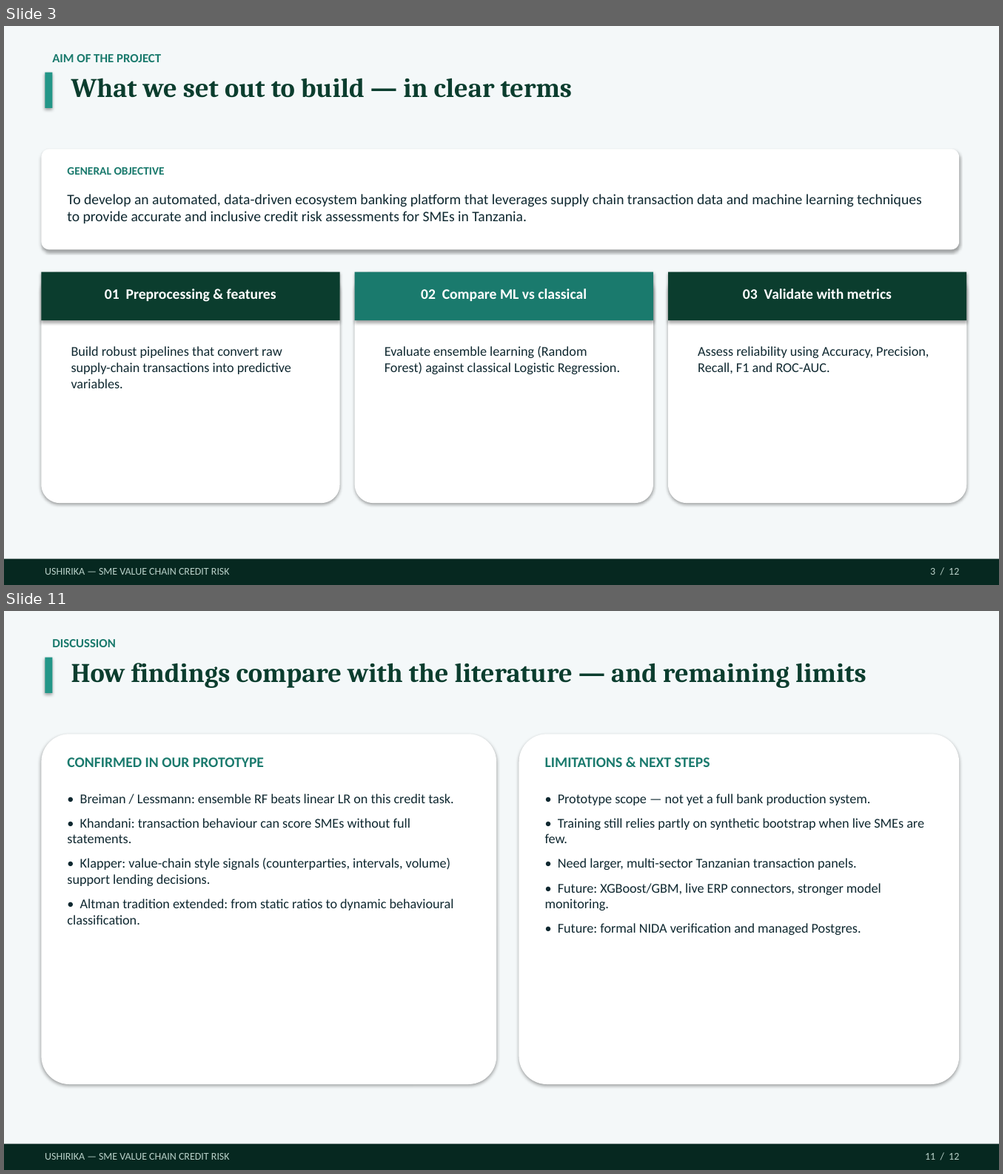
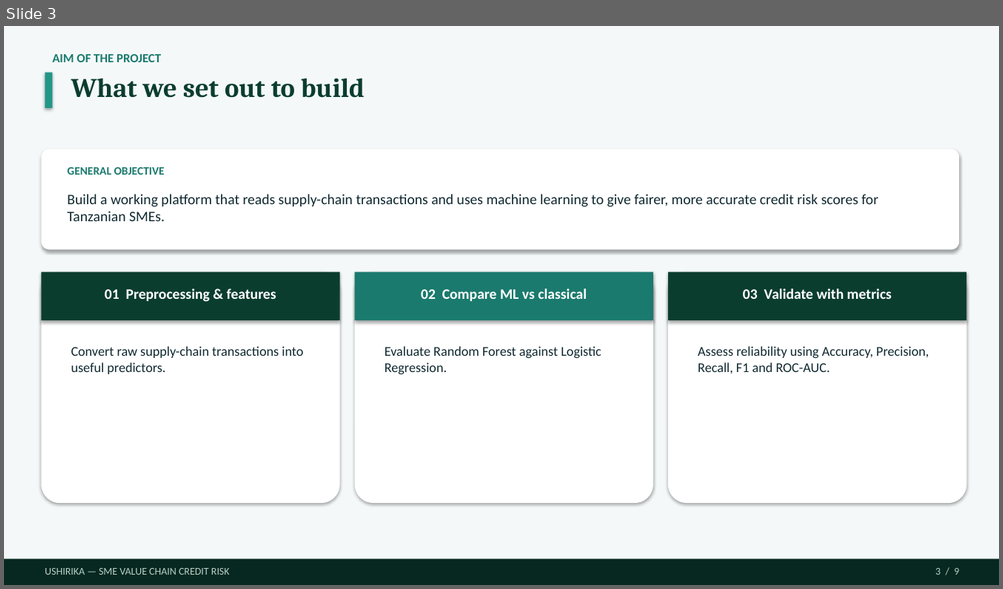
Before and after one commit to Dmmkuliku/ushirika-sme-credit, a slide deck: Presentation/Ushirika_Group15_Defence_v13.pptx. Shown one above the other, each under a label of ours: slides 3 and 11 before the commit, slide 3 after it; the slides between them are not shown. The pictures are 1003x1174 and 1003x589 pixels, drawn with LibreOffice and Linux fonts; fonts in the diff are those of the drawing. Boxes give left, top, right and bottom in pixels: in the first picture for what was removed or moved away, otherwise in the second. Text is boxed around its words. In the diff, an @@ line names an element or a change of style, - is before the commit and + after.

```diff
--- a/Presentation/Ushirika_Group15_Defence_v13.pptx
+++ b/Presentation/Ushirika_Group15_Defence_v13.pptx
@@ slide 11 removed at (x1=4, y1=611, x2=999, y2=1170), background #FFFFFF @@
@@ rectangle removed at (x1=4, y1=611, x2=999, y2=1170) @@
@@ text removed at (x1=52, y1=639, x2=115, y2=647) @@
-DISCUSSION
@@ rectangle removed at (x1=45, y1=658, x2=53, y2=693) @@
@@ text removed at (x1=71, y1=663, x2=866, y2=688) @@
-How findings compare with the literature — and remaining limits
@@ rounded rectangle removed at (x1=41, y1=734, x2=496, y2=1085) @@
@@ rounded rectangle removed at (x1=519, y1=734, x2=959, y2=1085) @@
@@ text removed at (x1=67, y1=758, x2=264, y2=767) @@
-CONFIRMED IN OUR PROTOTYPE
@@ text removed at (x1=545, y1=758, x2=710, y2=767) @@
-LIMITATIONS & NEXT STEPS
@@ text removed at (x1=67, y1=794, x2=454, y2=925) @@
-• Breiman / Lessmann: ensemble RF beats linear LR on this credit task.
-• Khandani: transaction behaviour can score SMEs without full statements.
-• Klapper: value-chain style signals (counterparties, intervals, volume) support lending decisions.
-• Altman tradition extended: from static ratios to dynamic behavioural classification.
@@ text removed at (x1=545, y1=794, x2=924, y2=935) @@
-• Prototype scope — not yet a full bank production system.
-• Training still relies partly on synthetic bootstrap when live SMEs are few.
-• Need larger, multi-sector Tanzanian transaction panels.
-• Future: XGBoost/GBM, live ERP connectors, stronger model monitoring.
-• Future: formal NIDA verification and managed Postgres.
@@ rectangle removed at (x1=4, y1=1145, x2=999, y2=1170) @@
@@ text removed at (x1=45, y1=1153, x2=230, y2=1160) @@
-USHIRIKA — SME VALUE CHAIN CREDIT RISK
@@ text removed at (x1=925, y1=1153, x2=959, y2=1160) @@
-11 / 12
@@ slide 3 changed as well @@
@@ text at (x1=71, y1=78, x2=364, y2=98): text changed @@
-What we set out to build — in clear terms
+What we set out to build
@@ text at (x1=67, y1=194, x2=878, y2=221): text changed @@
-To develop an automated, data-driven ecosystem banking platform that leverages supply chain transaction data and machine learning techniques to provide accurate and inclusive credit risk assessments for SMEs in Tanzania.
+Build a working platform that reads supply-chain transactions and uses machine learning to give fairer, more accurate credit risk scores for Tanzanian SMEs.
@@ text at (x1=71, y1=346, x2=303, y2=375): text changed @@
-Build robust pipelines that convert raw supply-chain transactions into predictive variables.
+Convert raw supply-chain transactions into useful predictors.
@@ text at (x1=384, y1=346, x2=601, y2=375): text changed @@
-Evaluate ensemble learning (Random Forest) against classical Logistic Regression.
+Evaluate Random Forest against Logistic Regression.
@@ text at (x1=935, y1=568, x2=959, y2=575): text changed @@
-3 / 12
+3 / 9
```
Also in this commit, not shown: 6 other slides changed, 2 slides added, 4 other slides removed, 3 other files.
